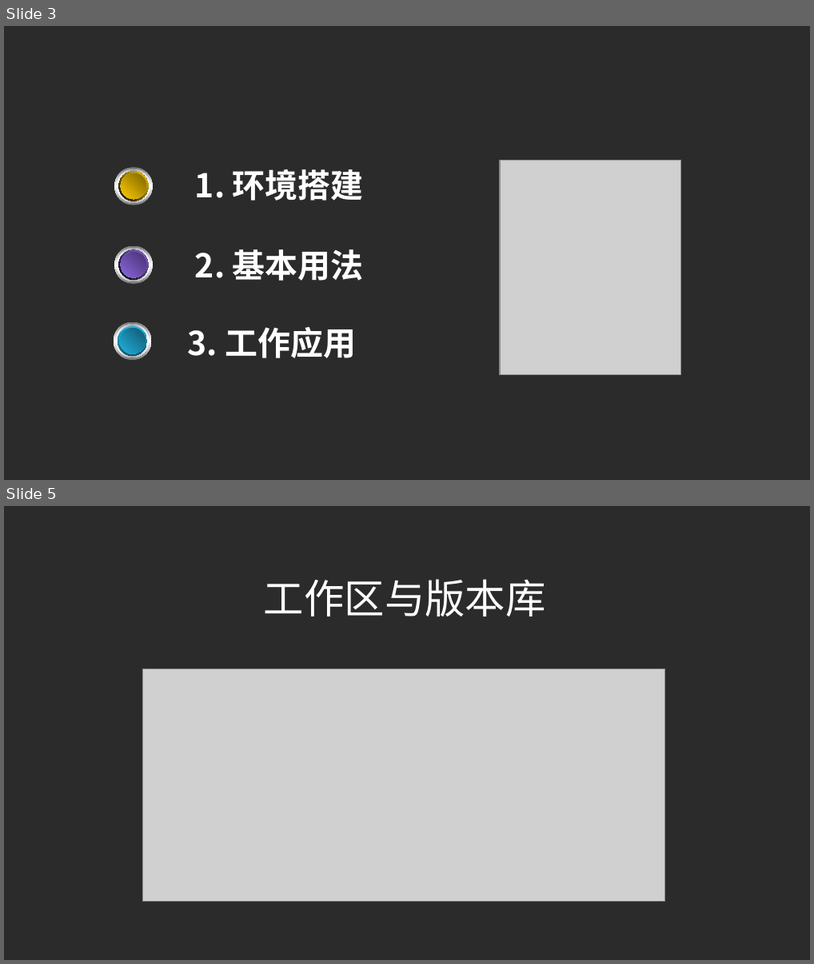
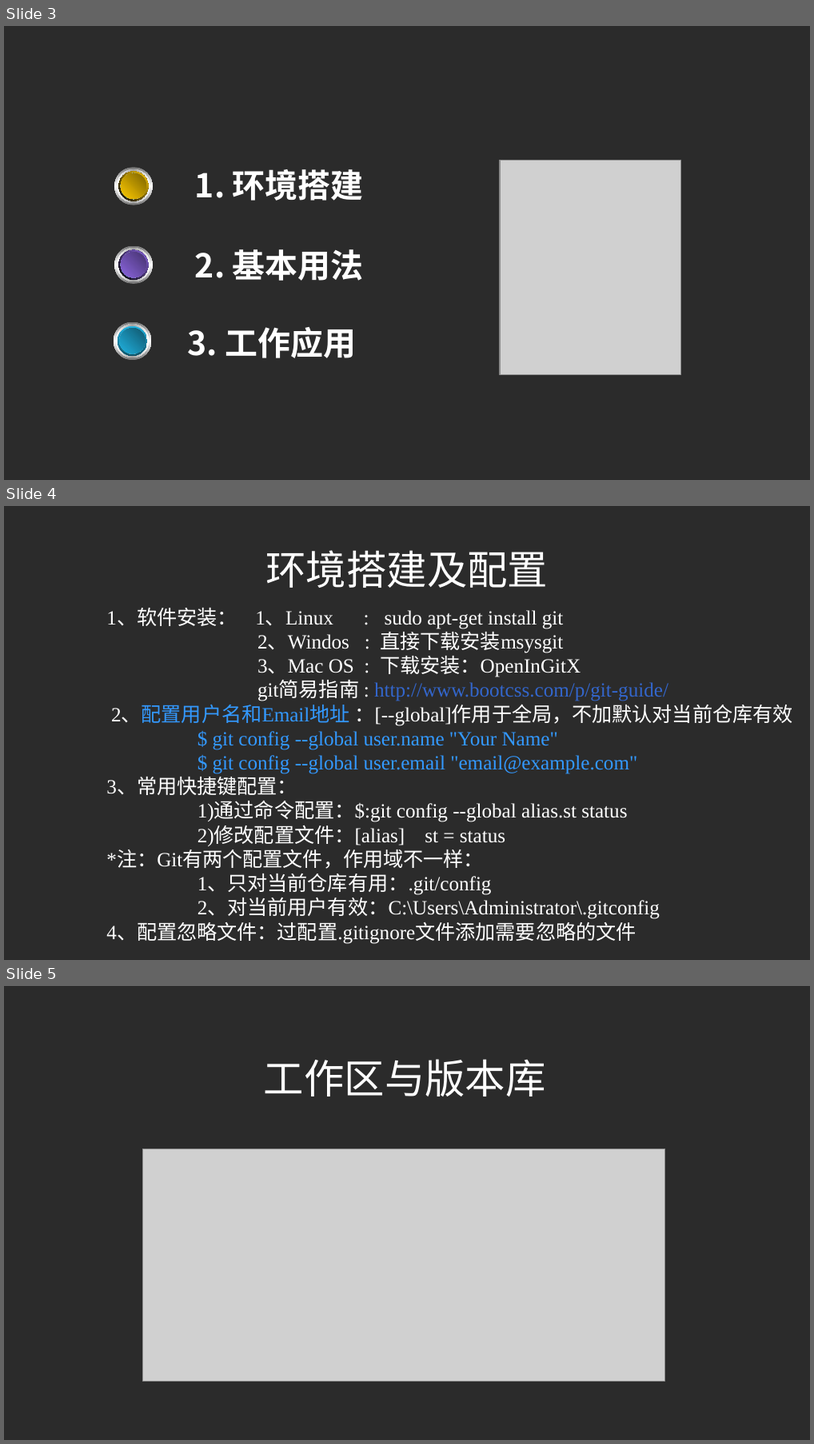
Before and after one commit to liuchangfa/workplace, a slide deck: training/Git/Git.ppt. Shown one above the other, each under a label of ours: slides 3 and 5 before the commit, slides 3, 4 and 5 after it; the slides between them are not shown. The pictures are 814x964 and 814x1444 pixels, drawn with LibreOffice and Linux fonts; fonts in the diff are those of the drawing; grey boxes stand for pictures; background and template pictures are left out; a plain dark background stands for a picture behind light text. Boxes give left, top, right and bottom in pixels: in the first picture for what was removed or moved away, otherwise in the second. Text is boxed around its words. In the diff, an @@ line names an element or a change of style, - is before the commit and + after.

```diff
--- a/training/Git/Git.ppt
+++ b/training/Git/Git.ppt
@@ slide 4 added at [4, 506, 810, 960], background picture (left out) @@
@@ text added at [266, 550, 548, 588], 32 pt, text #FFFFFF @@
+环境搭建及配置
@@ text added at [106, 608, 793, 944], 16 pt, text #FFFFFF @@
+1、软件安装： 1、Linux : sudo apt-get install git
+2、Windos : 直接下载安装msysgit
+3、Mac OS : 下载安装：OpenInGitX
+git简易指南 : http://www.bootcss.com/p/git-guide/
+2、配置用户名和Email地址 ：[--global]作用于全局，不加默认对当前仓库有效
+$ git config --global user.name "Your Name"
+$ git config --global user.email "email@example.com"
+3、常用快捷键配置：
+1)通过命令配置：$:git config --global alias.st status
+2)修改配置文件：[alias] st = status
+*注：Git有两个配置文件，作用域不一样：
+1、只对当前仓库有用：.git/config
+2、对当前用户有效：C:\Users\Administrator\.gitconfig
+4、配置忽略文件：过配置.gitignore文件添加需要忽略的文件
```
Also in this commit, not shown: 5 slides changed, 3 other slides added, 14 slides removed, 1 other file.
